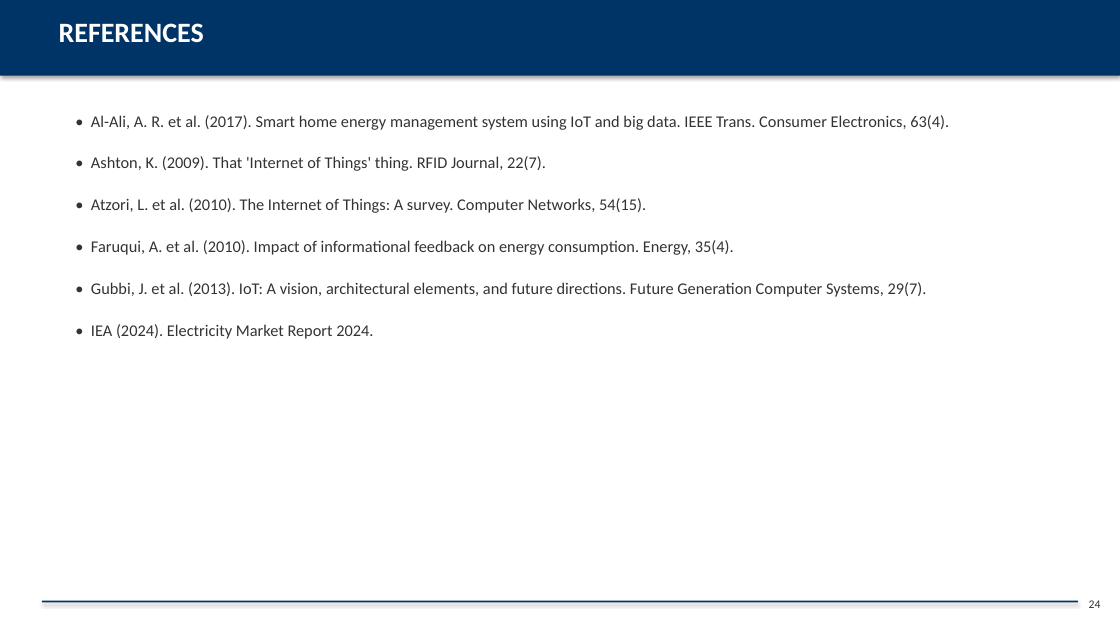
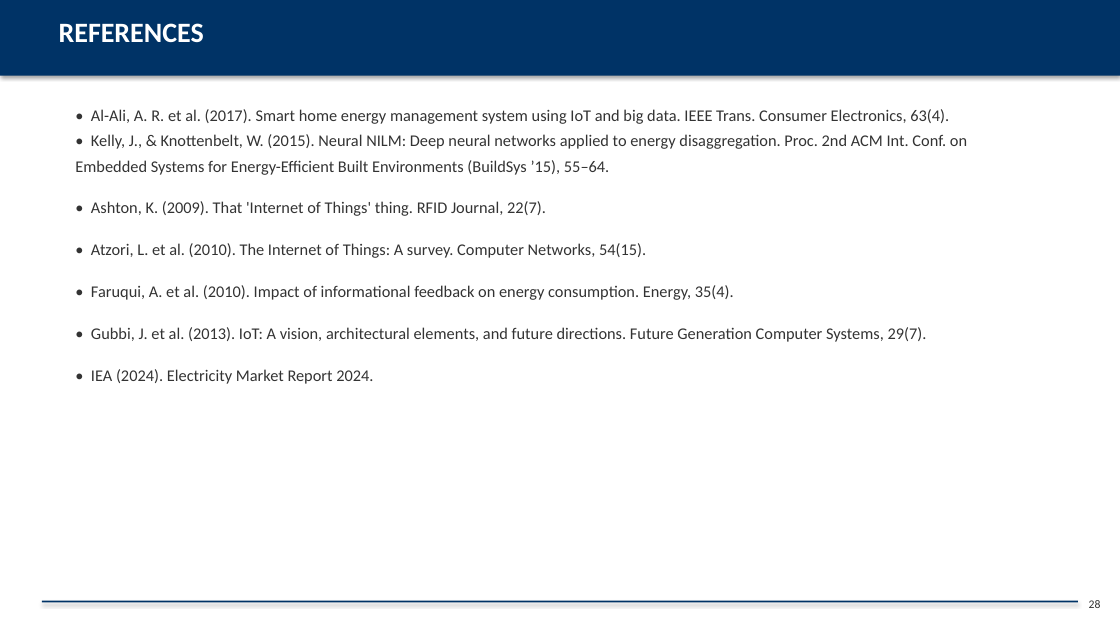
Before and after one commit to nuhuabdulai/energy-monitor-app, a slide deck: slide 28 of report/DEFENCE_PRESENTATION_FINAL.pptx (slide 24 before the commit). Drawn at 1120x630 pixels with LibreOffice and Linux fonts; fonts in the diff are those of the drawing. Boxes give left, top, right and bottom in pixels: in the first picture for what was removed or moved away, otherwise in the second. Text is boxed around its words. In the diff, an @@ line names an element or a change of style, - is before the commit and + after.

Commit message:
Fix defence deck: rebuild literature review on Desktop source (29 slides, 6 diagram slides, one process model per system, Kelly & Knottenbelt 2015 citation, methodology preserved)

```diff
--- a/report/DEFENCE_PRESENTATION_FINAL.pptx
+++ b/report/DEFENCE_PRESENTATION_FINAL.pptx
@@ text at (75, 109, 967, 175): text changed; size 14 to 18 pt; text colour #333333 to #000000 @@
-• Al-Ali, A. R. et al. (2017). Smart home energy management system using IoT and big data. IEEE Trans. Consumer Electronics, 63(4).
+• Al-Ali, A. R. et al. (2017). Smart home energy management system using IoT and big data. IEEE Trans. Consumer Electronics, 63(4).
+• Kelly, J., & Knottenbelt, W. (2015). Neural NILM: Deep neural networks applied to energy disaggregation. Proc. 2nd ACM Int. Conf. on Embedded Systems for Energy-Efficient Built Environments (BuildSys ’15), 55–64.
@@ text at (1089, 600, 1101, 608): text changed @@
-24
+28
```
Also in this commit, not shown: 12 other slides changed, 6 slides added, 2 slides removed.
